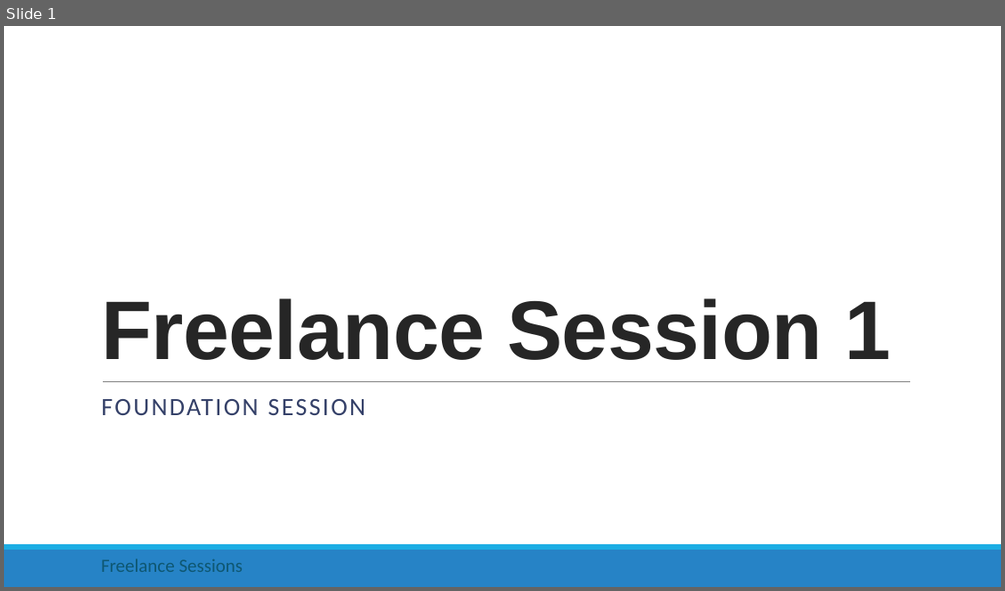
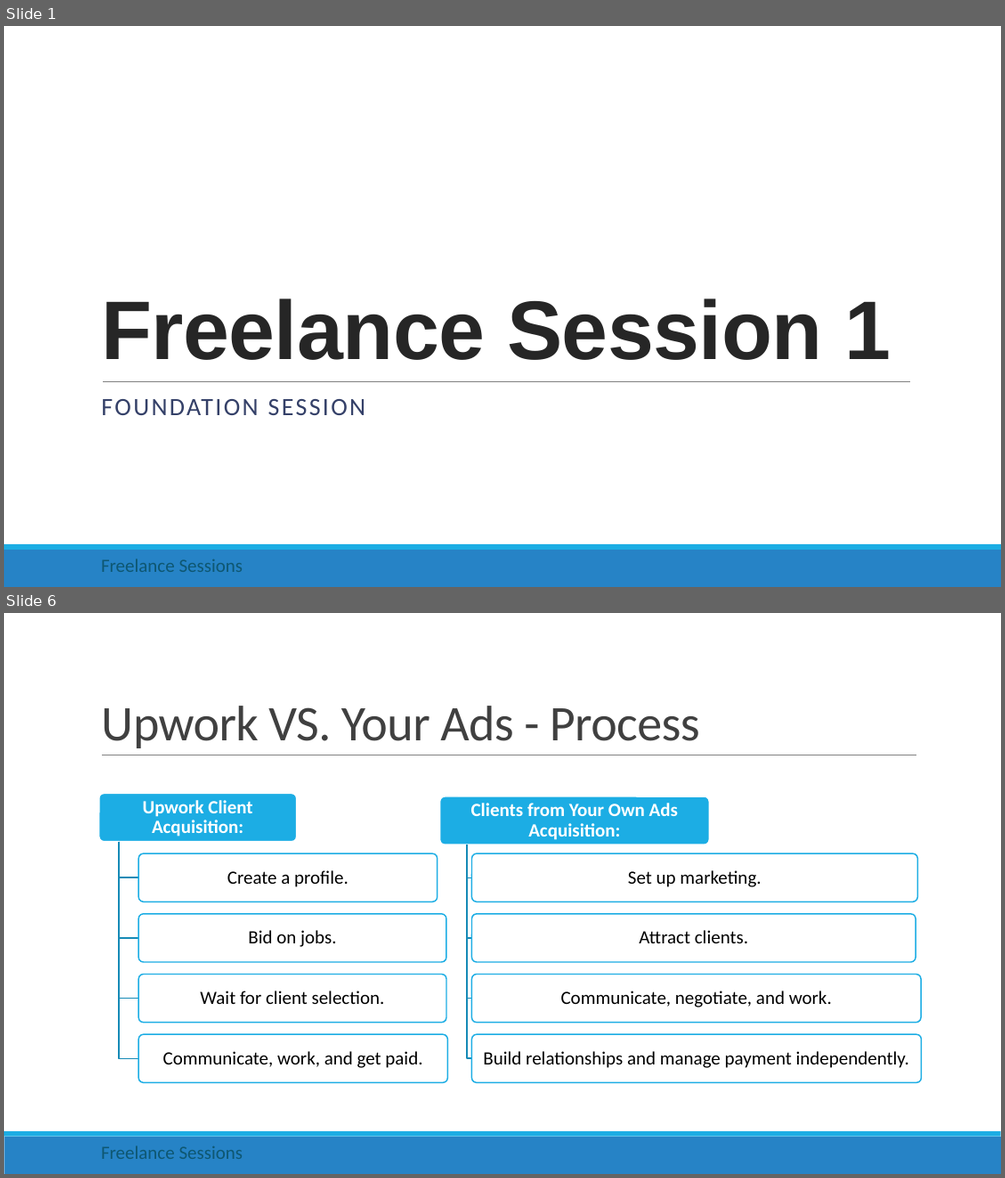
Before and after one commit to rishigujadhur1/Slides, a slide deck: Freelancing/Freelance Session 1.pptx. Shown one above the other, each under a label of ours: slide 1 before the commit, slides 1 and 6 after it; the slides between them are not shown. The pictures are 1005x591 and 1005x1178 pixels, drawn with LibreOffice and Linux fonts; fonts in the diff are those of the drawing. Boxes give left, top, right and bottom in pixels: in the first picture for what was removed or moved away, otherwise in the second. Text is boxed around its words. In the diff, an @@ line names an element or a change of style, - is before the commit and + after.

Commit message:
Ads vs Upwork slide

```diff
--- a/Freelancing/Freelance Session 1.pptx
+++ b/Freelancing/Freelance Session 1.pptx
@@ slide 6 added at (4, 613, 1001, 1174), background #FFFFFF; not listed: 2 template elements that a slide beside it also shows @@
@@ title added at (101, 706, 700, 748), 48 pt, text #404040 @@
+Upwork VS. Your Ads - Process
@@ line added from (102, 755) to (917, 755), #808080 0.5 pt @@
@@ group added at (99, 793, 922, 1082): 10 rounded rectangles, 10 texts, 8 freeform shapes @@
+Upwork Client Acquisition:
+Create a profile.
+Bid on jobs.
+Wait for client selection.
+Communicate, work, and get paid.
+Clients from Your Own Ads Acquisition:
+Set up marketing.
+Attract clients.
+Communicate, negotiate, and work.
+Build relationships and manage payment independently.
@@ text added at (101, 1145, 243, 1159), 18 pt, text #0E5772 @@
+Freelance Sessions
```
Also in this commit, not shown: 5 slides changed, 3 other slides added, 2 slides removed.
